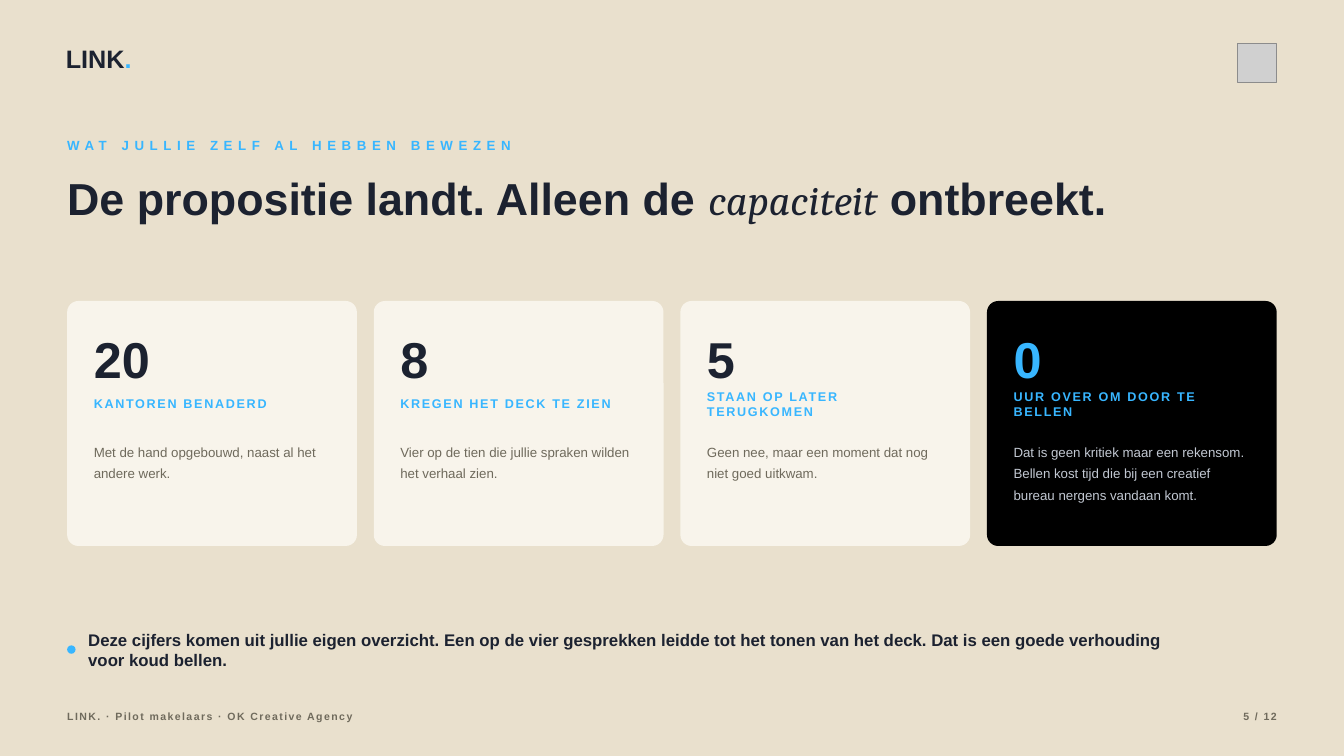
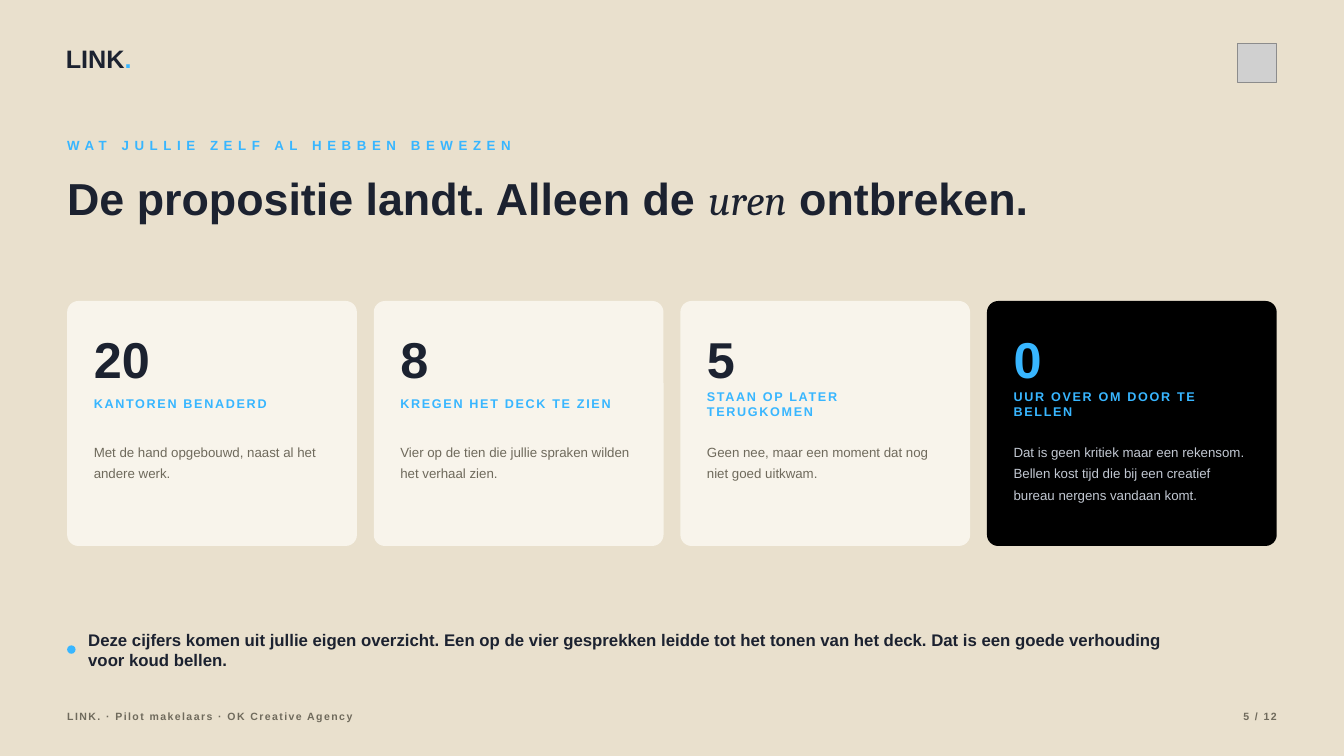
Before and after one commit to hens-lang/Test, a slide deck: slide 5 of output/LINK. pilotvoorstel OK Creative Agency.pptx. Drawn at 1344x756 pixels with LibreOffice and Linux fonts; fonts in the diff are those of the drawing; grey boxes stand for pictures. Boxes give left, top, right and bottom in pixels: in the first picture for what was removed or moved away, otherwise in the second. Text is boxed around its words. In the diff, an @@ line names an element or a change of style, - is before the commit and + after.

```diff
--- a/output/LINK. pilotvoorstel OK Creative Agency.pptx
+++ b/output/LINK. pilotvoorstel OK Creative Agency.pptx
@@ text at [67, 182, 1028, 224]: text changed @@
-De propositie landt. Alleen de capaciteit ontbreekt.
+De propositie landt. Alleen de uren ontbreken.
```
Also in this commit, not shown: 3 other slides changed, 14 other files.
